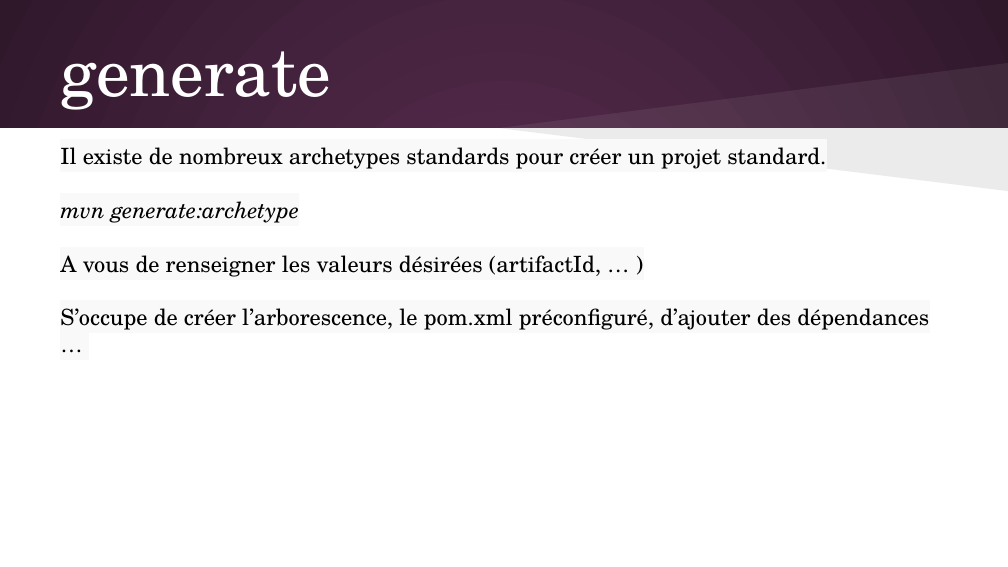
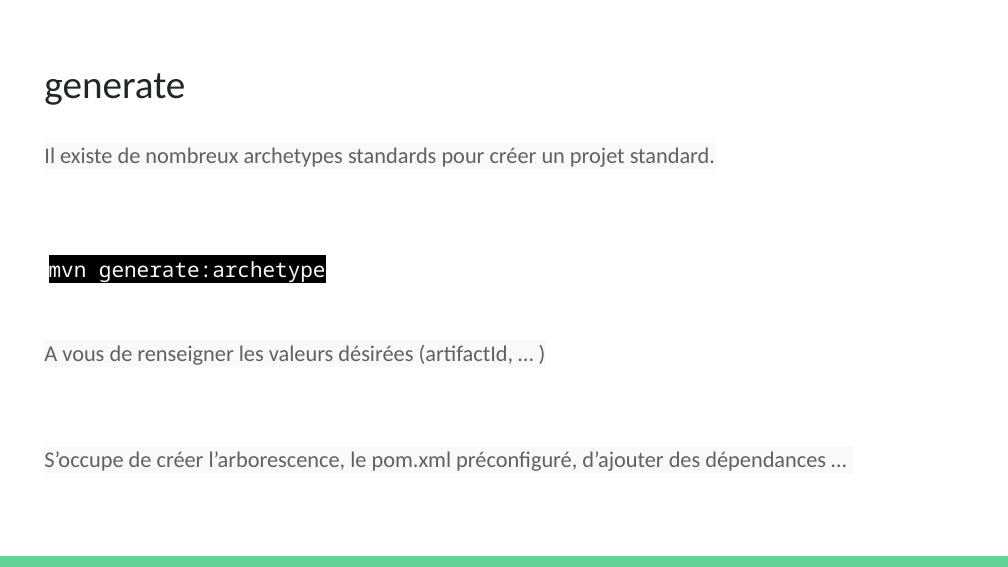
Before and after one commit to olivier-pitton/dant, a slide deck: slide 6 of maven/Cours Maven.pptx. Drawn at 1008x567 pixels with LibreOffice and Linux fonts; fonts in the diff are those of the drawing. Boxes give left, top, right and bottom in pixels: in the first picture for what was removed or moved away, otherwise in the second. Text is boxed around its words. In the diff, an @@ line names an element or a change of style, - is before the commit and + after.

```diff
--- a/maven/Cours Maven.pptx
+++ b/maven/Cours Maven.pptx
@@ background gradient #592D50 to #30182B to #FFFFFF @@
@@ title "generate": place and size @@
-title "generate" at (60,51,331,110)
+title "generate" at (44,73,185,105)
@@ title "generate" at (44,73,185,105): size 48 to 28 pt, font TeX Gyre Schola to Calibri, text colour #FFFFFF to #202729; vertical alignment middle to top @@
@@ freeform shape removed at (499,62,1008,128) @@
@@ rectangle removed at (0,128,1008,566) @@
@@ text "Il existe de nombreux archetypes ...": place and size @@
-text "Il existe de nombreux archetypes ..." at (60,147,929,330)
+text "Il existe de nombreux archetypes ..." at (44,147,826,471)
@@ text "Il existe de nombreux archetypes ..." at (44,147,826,471): font TeX Gyre Schola to Calibri, text colour #000000 to #616161 in "Il existe de nombreux archetypes standards pour ...", "A vous de renseigner les valeurs désirées ...", "S’occupe de créer l’arborescence, le pom.xml préconfiguré, ..."; size 16 to 15 pt, font TeX Gyre Schola to Noto Sans Mono, text colour #000000 to #F8F8F8, highlight #F9F9F9 to #000000, italic off in "mvn generate:archetype"; line spacing 1 to 1.15; indent changed; line spacing 1 to 1.5; more space between paragraphs @@
@@ freeform shape removed at (499,128,1008,191) @@
@@ rectangle added at (0,556,1008,567), fill #63D297 @@
```
Also in this commit, not shown: 13 other slides changed, 1 slide added, 1 other file.
